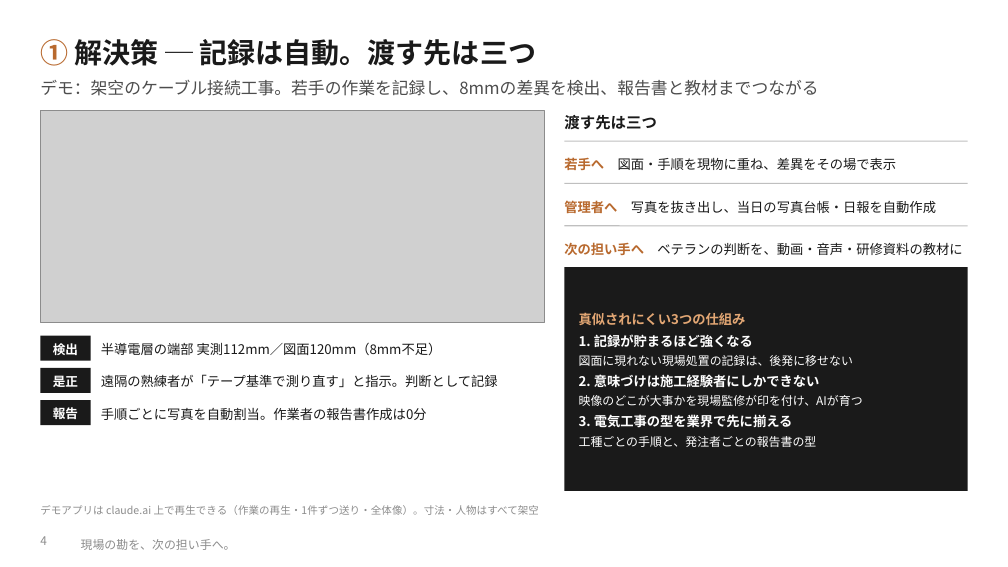
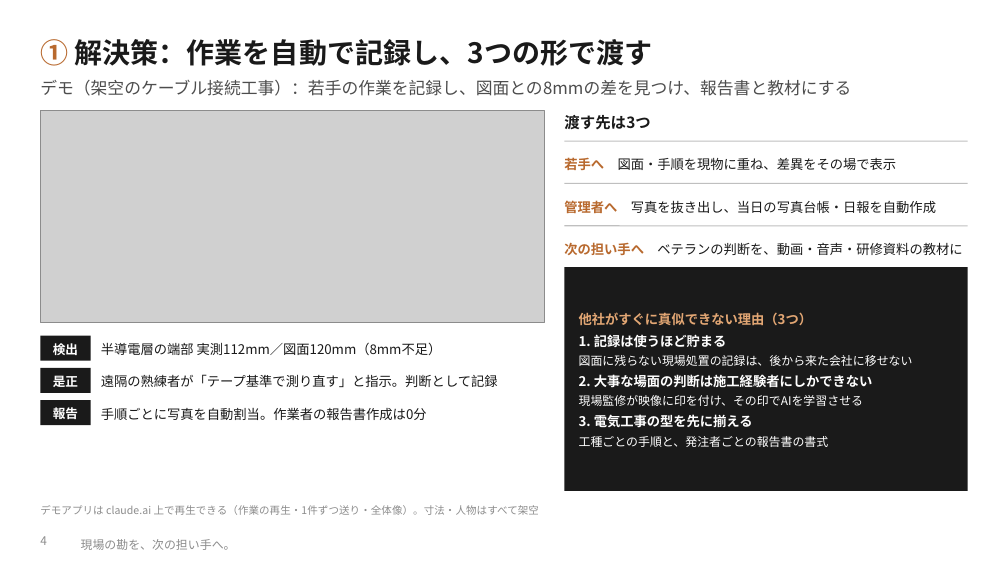
Before and after one commit to SEITOSHIKI/-ai-commute-audio-, a slide deck: slide 4 of deck/カンツギ_事業計画書_16枚版.pptx. Drawn at 1008x567 pixels with LibreOffice and Linux fonts; fonts in the diff are those of the drawing; grey boxes stand for pictures; background and template pictures are left out. Boxes give left, top, right and bottom in pixels: in the first picture for what was removed or moved away, otherwise in the second. Text is boxed around its words. In the diff, an @@ line names an element or a change of style, - is before the commit and + after.

```diff
--- a/deck/カンツギ_事業計画書_16枚版.pptx
+++ b/deck/カンツギ_事業計画書_16枚版.pptx
@@ text at [40, 39, 653, 66]: text changed @@
-① 解決策 ─ 記録は自動。渡す先は三つ
+① 解決策：作業を自動で記録し、3つの形で渡す
@@ text at [40, 80, 851, 96]: text changed @@
-デモ：架空のケーブル接続工事。若手の作業を記録し、8mmの差異を検出、報告書と教材までつながる
+デモ（架空のケーブル接続工事）：若手の作業を記録し、図面との8mmの差を見つけ、報告書と教材にする
@@ text at [564, 115, 650, 130]: text changed @@
-渡す先は三つ
+渡す先は3つ
@@ text at [579, 312, 913, 447]: text changed @@
-真似されにくい3つの仕組み
-1. 記録が貯まるほど強くなる
-図面に現れない現場処置の記録は、後発に移せない
-2. 意味づけは施工経験者にしかできない
-映像のどこが大事かを現場監修が印を付け、AIが育つ
-3. 電気工事の型を業界で先に揃える
-工種ごとの手順と、発注者ごとの報告書の型
+他社がすぐに真似できない理由（3つ）
+1. 記録は使うほど貯まる
+図面に残らない現場処置の記録は、後から来た会社に移せない
+2. 大事な場面の判断は施工経験者にしかできない
+現場監修が映像に印を付け、その印でAIを学習させる
+3. 電気工事の型を先に揃える
+工種ごとの手順と、発注者ごとの報告書の書式
```
Also in this commit, not shown: 15 other slides changed, 8 other files.
